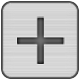
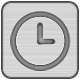
Two versions of the same layered image (80 × 80). Layer-by-layer changes:
added layer "레이어 2 사본 2" above "레이어 2" over 10, 10, 71, 71
hid "+" over 17, 16, 65, 64
